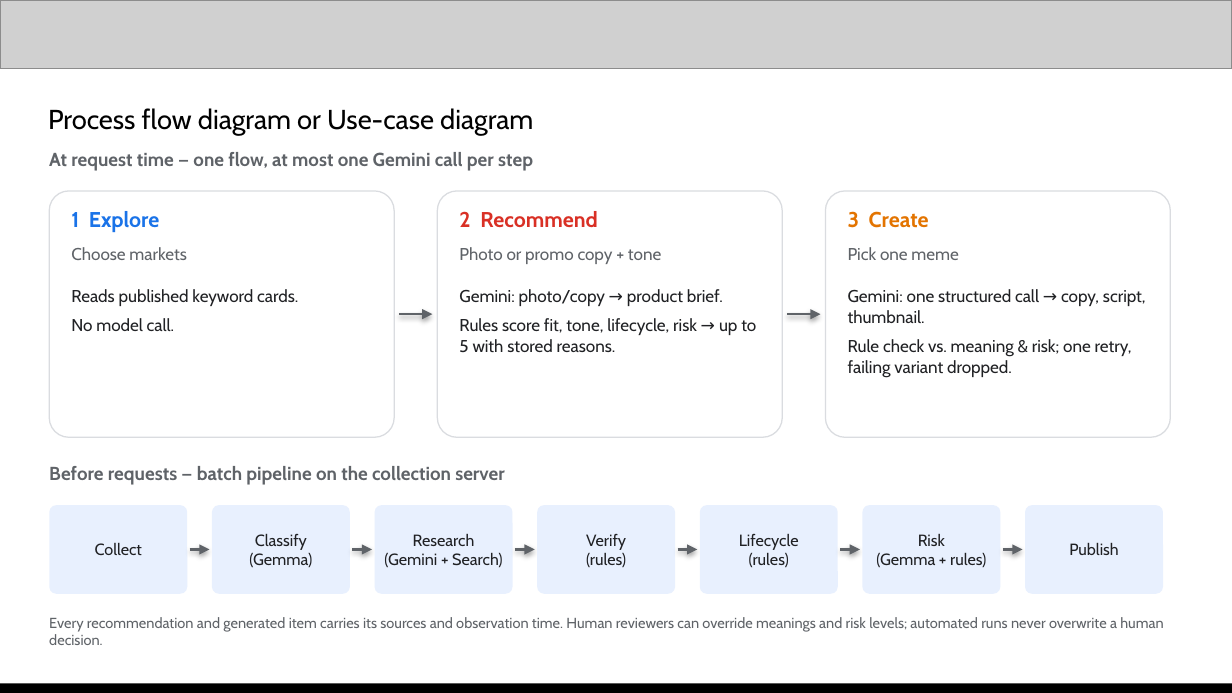
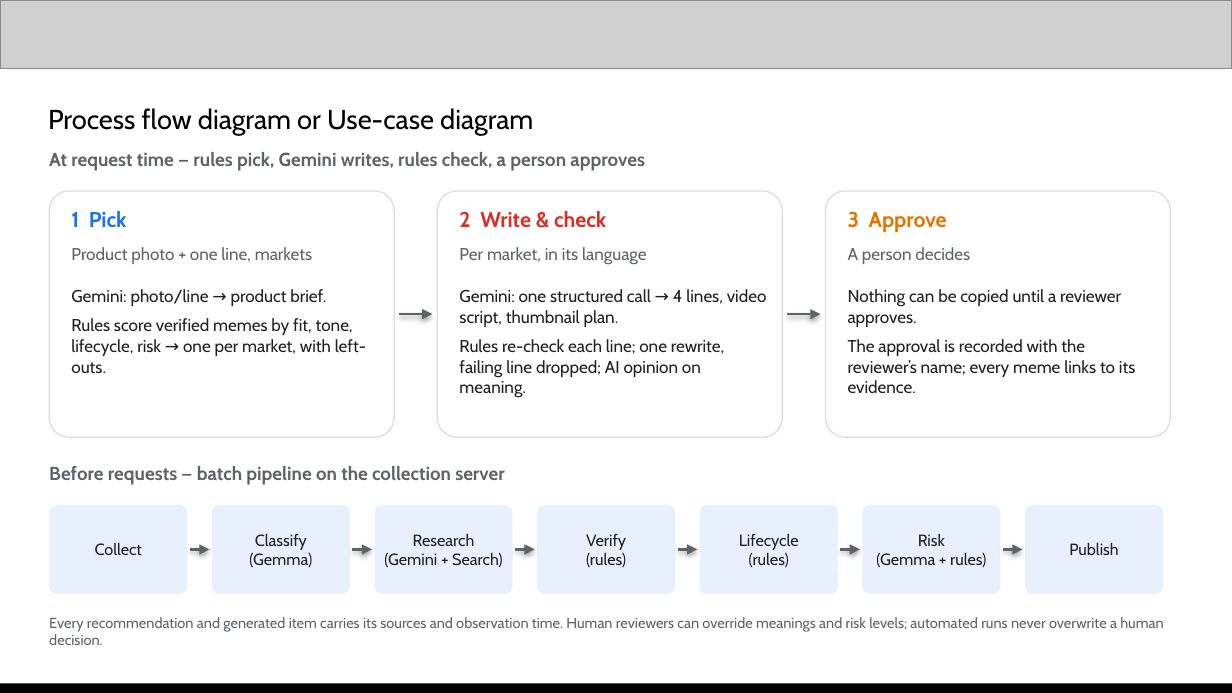
Before and after one commit to Sihyeon-Ji/trend-interpreter, a slide deck: slide 5 of docs/대회/제출/AI-Builder-Cup-제출-초안.pptx. Drawn at 1232x693 pixels with LibreOffice and Linux fonts; fonts in the diff are those of the drawing; grey boxes stand for pictures. Boxes give left, top, right and bottom in pixels: in the first picture for what was removed or moved away, otherwise in the second. Text is boxed around its words. In the diff, an @@ line names an element or a change of style, - is before the commit and + after.

```diff
--- a/docs/대회/제출/AI-Builder-Cup-제출-초안.pptx
+++ b/docs/대회/제출/AI-Builder-Cup-제출-초안.pptx
@@ text at <box>49,152,645,171</box>: text changed @@
-At request time — one flow, at most one Gemini call per step
+At request time — rules pick, Gemini writes, rules check, a person approves
@@ text at <box>71,211,127,228</box>: text changed @@
-1 Explore
+1 Pick
@@ text at <box>459,211,606,228</box>: text changed @@
-2 Recommend
+2 Write & check
@@ text at <box>848,211,947,232</box>: text changed @@
-3 Create
+3 Approve
@@ text at <box>71,247,312,264</box>: text changed @@
-Choose markets
+Product photo + one line, markets
@@ text at <box>459,247,647,264</box>: text changed @@
-Photo or promo copy + tone
+Per market, in its language
@@ text at <box>848,247,970,264</box>: text changed @@
-Pick one meme
+A person decides
@@ text at <box>71,289,366,373</box>: text changed @@
-Reads published keyword cards.
-No model call.
+Gemini: photo/line → product brief.
+Rules score verified memes by fit, tone, lifecycle, risk → one per market, with left-outs.
@@ text at <box>459,289,767,398</box>: text changed @@
-Gemini: photo/copy → product brief.
-Rules score fit, tone, lifecycle, risk → up to 5 with stored reasons.
+Gemini: one structured call → 4 lines, video script, thumbnail plan.
+Rules re-check each line; one rewrite, failing line dropped; AI opinion on meaning.
@@ text at <box>848,289,1135,393</box>: text changed @@
-Gemini: one structured call → copy, script, thumbnail.
-Rule check vs. meaning & risk; one retry, failing variant dropped.
+Nothing can be copied until a reviewer approves.
+The approval is recorded with the reviewer’s name; every meme links to its evidence.
```
Also in this commit, not shown: 4 other slides changed, 2 other files.
